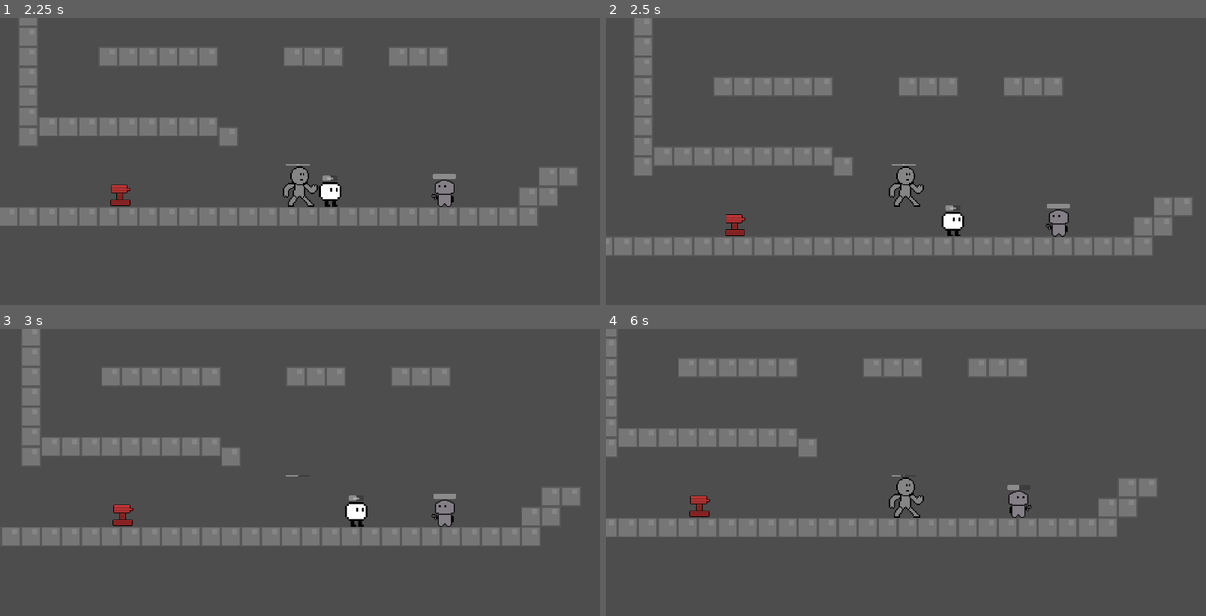
Above: before the commit, frames 1-4 (two rows, left to right).
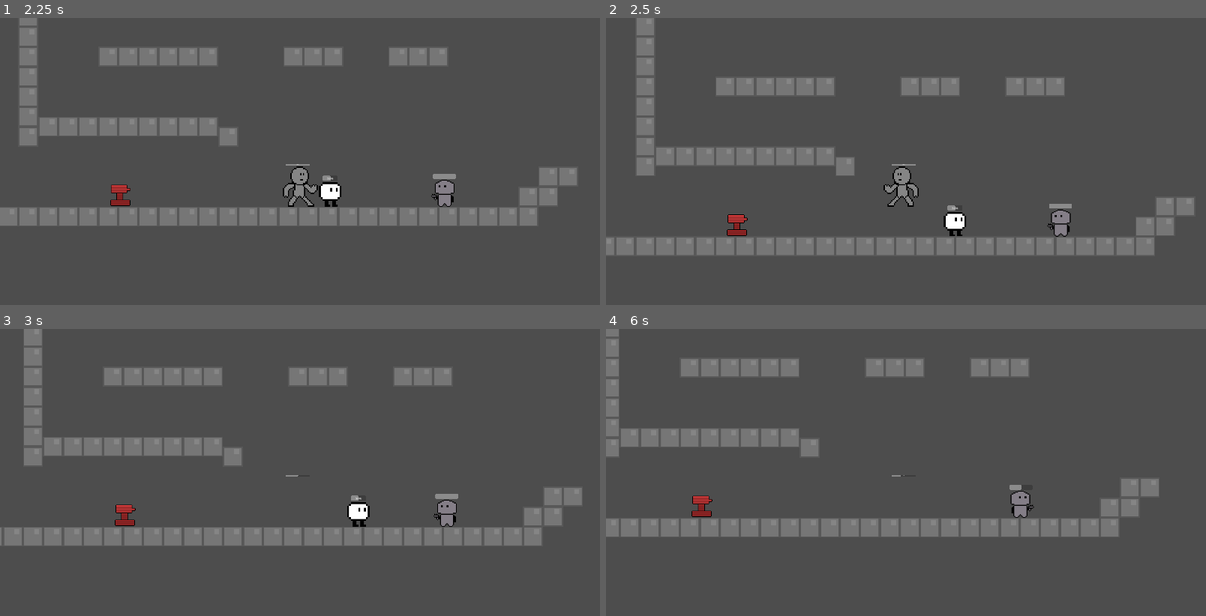
Above: after the commit, the same moments.

Repository: CoolBoy0064/EtherDefense
Game: Godot game, scene res://Title Screen.tscn
Same seed, same stepped clock (60 frames per second), same inputs: the game is played once before the commit and once after it.
Inputs:
- Up to frame 1 (2.25 s): click "New Game" at 0.5 s; hold V (Secondary) 1.28-2.03 s; hold D (move_right) from 1.28 s (still down); tap Space (jump) at 1.52 s; tap E (Switch) at 2.1 s
- Up to frame 2 (2.5 s): keep holding D (move_right); tap Space (jump) at 2.27 s
- Up to frame 3 (3 s): release D (move_right) at 2.78 s; hold A (move_left) from 2.78 s (still down); hold F (attack) from 2.78 s (still down)
- Up to frame 4 (6 s): release A (move_left) at 3.53 s; release F (attack) at 3.53 s; hold D (move_right) 3.53-5.03 s; tap W (dash) at 3.6 s; tap Space (jump) at 3.77, 4.52, 5.27 s; hold V (Secondary) 4.28-5.03 s; hold A (move_left) 5.03-5.78 s; tap E (Switch) at 5.1 s; hold D (move_right) from 5.78 s (still down); hold F (attack) from 5.78 s (still down)

Frame 1 is identical in both runs. In frame 2, 3.0% of the frame differs, in the area x 1-98%, y 0-83%; in frame 3, 2.6%; in frame 4, 2.9%.

Commit message:
Minor visual update for player.gd

Diff:
--- a/EtherDefense/Player.gd
+++ b/EtherDefense/Player.gd
@@ -74,7 +74,7 @@
 
 	if wallJump:
 		wallJumpT += 1
-		if wallJumpT == 11:
+		if wallJumpT == 12:
 			wallJump = 0
 			wallJumpT = 0
 
@@ -91,11 +91,11 @@
 
 
 
-	if velocity.x > 0 and lookLeft and !isShieldUp:
+	if velocity.x > 0 and lookLeft and !isShieldUp and !wallJump:
 		sprite.flip_h = false
 		lookLeft = 0
 
-	elif velocity.x < 0 and !lookLeft and !isShieldUp:
+	elif velocity.x < 0 and !lookLeft and !isShieldUp and !wallJump:
 		sprite.flip_h = true
 		lookLeft = 1
 
